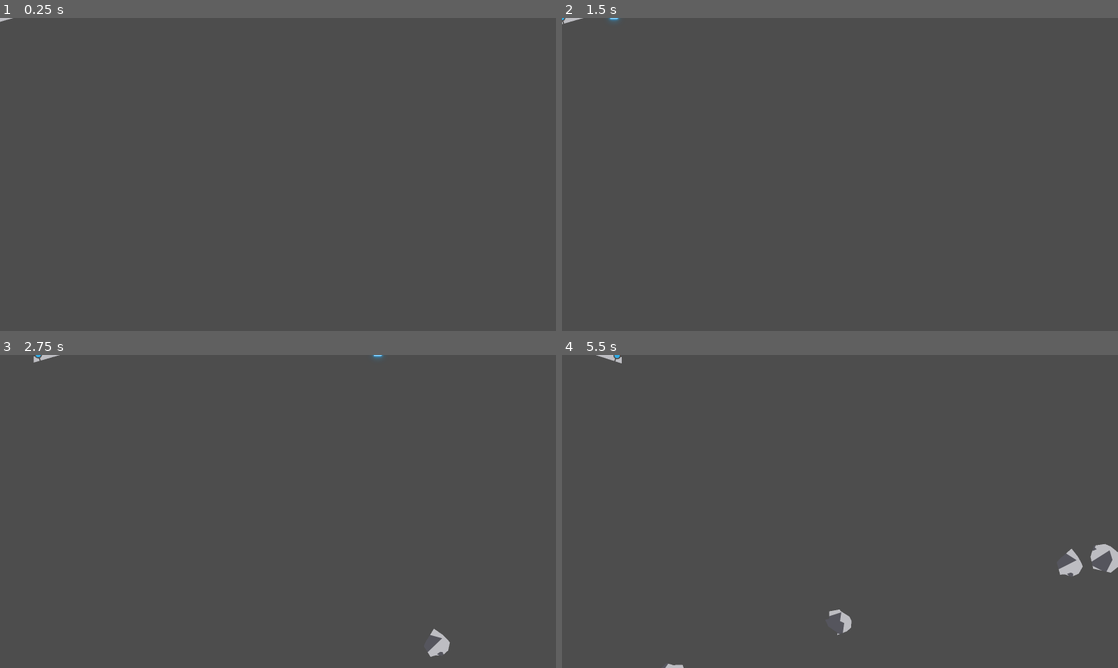
Above: before the commit, frames 1-4 (two rows, left to right).
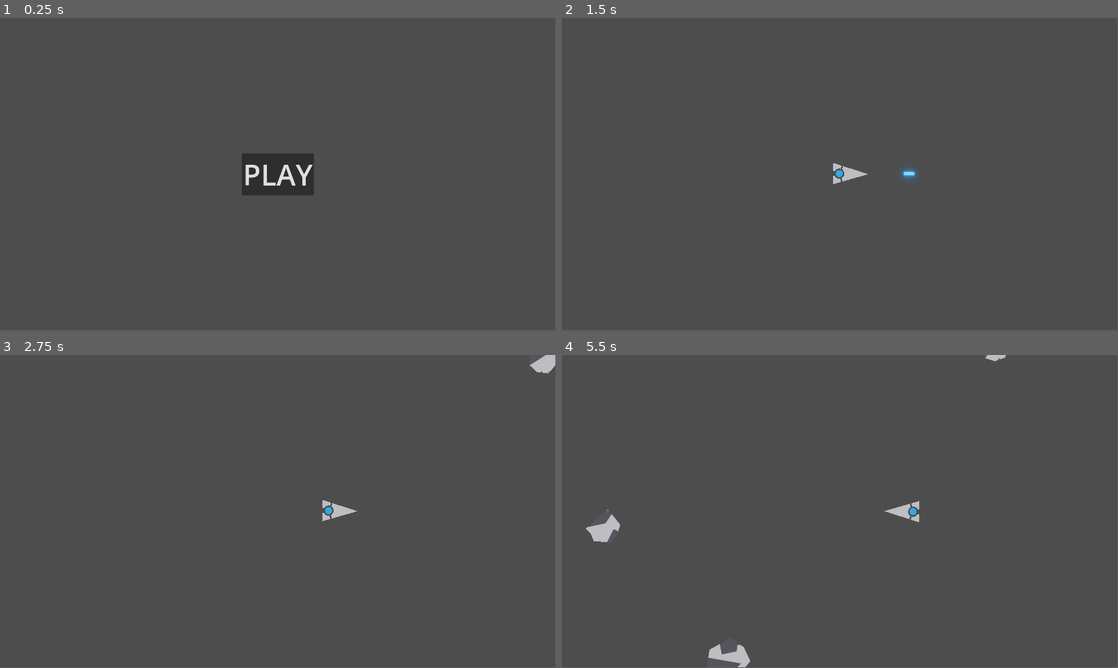
Above: after the commit, the same moments.

Repository: Jor-Bore/nova
Game: Godot game, scene res://main.tscn
The game is run twice, just before and just after one commit, with the same random seed, the same clock (stepped at 60 frames per second) and the same inputs.
Inputs (mouse positions are in pixels of both pictures, inside the frame that each line leads up to):
- Up to frame 1 (0.25 s): no input
- Up to frame 2 (1.5 s): click (840, 174) at 0.5 s, where only the run after the commit has a clickable "PLAY"; tap Enter (ui_accept) at 1.25 s; move the mouse to (962, 158) at 1.27 s; hold Right (player_right) from 1.28 s (still down); hold Space (player_shoot) from 1.28 s (still down); click (962, 158) at 1.42 s
- Up to frame 3 (2.75 s): tap Enter (ui_accept) at 1.52 s; release Right (player_right) at 2 s; release Space (player_shoot) at 2 s; drag from (166, 527) to (250, 574) at 2.02 s
- Up to frame 4 (5.5 s): move the mouse to (895, 442) at 2.77 s; hold Right (player_right) 2.78-3.5 s; hold Space (player_shoot) 2.78-3.5 s; drag from (812, 574) to (673, 464) at 3.52 s; move the mouse to (1006, 558) at 4.27 s; hold Left (player_left) 4.28-5 s; hold Space (player_shoot) 4.28-5 s; tap Enter (ui_accept) at 4.52 s; drag from (673, 464) to (756, 433) at 5.02 s
In our replay, the window is 800x450 before the commit and 799x449 after it. These sizes can differ from the game's own. Grey fills any space a smaller window leaves; there, only what the larger window draws over its background counts as a difference.

The runs differ from the first frame. In frame 1, 1.7% of the frame differs, in the area x 0-57%, y 0-57%; in frame 2, 0.3%; in frame 3, 0.6%; in frame 4, 1.4%.

Commit message:
uehhhh

Diff:
--- a/Player.tscn
+++ b/Player.tscn
@@ -1,10 +1,10 @@
-[gd_scene load_steps=5 format=3 uid="uid://b2xgb6lb0mgkl"]
+[gd_scene load_steps=6 format=3 uid="uid://b2xgb6lb0mgkl"]
 
 [ext_resource type="Script" path="res://player.gd" id="1_padhh"]
 [ext_resource type="Texture2D" uid="uid://beg4cwytxhgrb" path="res://ship.png" id="2_wa38p"]
 
-[sub_resource type="ConvexPolygonShape2D" id="ConvexPolygonShape2D_t82dp"]
-points = PackedVector2Array(60, 0, -60, -39, -60, 35)
+[sub_resource type="ConvexPolygonShape2D" id="ConvexPolygonShape2D_1ywsk"]
+points = PackedVector2Array(60, 0, -60, 35, -60, -39)
 
 [sub_resource type="SpriteFrames" id="SpriteFrames_ba5hc"]
 animations = [{
@@ -17,11 +17,14 @@
 "speed": 5.0
 }]
 
+[sub_resource type="ConvexPolygonShape2D" id="ConvexPolygonShape2D_t82dp"]
+points = PackedVector2Array(70, 0, -70, -44, -70, 40)
+
 [node name="Player" type="CharacterBody2D"]
 script = ExtResource("1_padhh")
 
 [node name="Hitbox" type="CollisionShape2D" parent="."]
-shape = SubResource("ConvexPolygonShape2D_t82dp")
+shape = SubResource("ConvexPolygonShape2D_1ywsk")
 
 [node name="Sprite" type="AnimatedSprite2D" parent="."]
 visibility_layer = 2
@@ -30,3 +33,11 @@
 sprite_frames = SubResource("SpriteFrames_ba5hc")
 offset = Vector2(0, 30)
 flip_h = true
+
+[node name="Area2D" type="Area2D" parent="."]
+collision_mask = 2
+
+[node name="Hitbox" type="CollisionShape2D" parent="Area2D"]
+shape = SubResource("ConvexPolygonShape2D_t82dp")
+
+[connection signal="body_entered" from="Area2D" to="." method="_on_area_2d_body_entered"]
--- /dev/null
+++ b/gui.gd
@@ -0,0 +1,15 @@
+extends Control
+
+
+# Called when the node enters the scene tree for the first time.
+func _ready() -> void:
+	get_node("Button").show()
+
+
+# Called every frame. 'delta' is the elapsed time since the previous frame.
+func _process(delta: float) -> void:
+	pass
+
+
+func _on_world_real_game_over() -> void:
+	get_node("Button").show()
--- /dev/null
+++ b/main.gd
@@ -0,0 +1,27 @@
+extends Node
+
+signal begin
+@export var World: PackedScene
+
+
+
+# Called when the node enters the scene tree for the first time.
+func _ready() -> void:
+	get_node("World").queue_free()
+
+
+# Called every frame. 'delta' is the elapsed time since the previous frame.
+func _process(delta: float) -> void:
+	pass
+
+
+func _on_world_real_game_over() -> void:
+	get_node("World").queue_free()
+	get_node("GUI/Button").show()
+
+
+func _on_button_pressed() -> void:
+	begin.emit()
+	get_node("GUI/Button").hide()
+	add_child(World.instantiate(), true)
+	get_node("World").real_game_over.connect(_on_world_real_game_over)
--- a/main.tscn
+++ b/main.tscn
@@ -1,37 +1,39 @@
-[gd_scene load_steps=6 format=3 uid="uid://7gpma7ilnyt4"]
+[gd_scene load_steps=4 format=3 uid="uid://7gpma7ilnyt4"]
 
-[ext_resource type="Script" path="res://world.gd" id="1_uef1m"]
-[ext_resource type="PackedScene" uid="uid://b2xgb6lb0mgkl" path="res://Player.tscn" id="2_8y3li"]
-[ext_resource type="PackedScene" uid="uid://b70m0mhbi8lql" path="res://Projectile.tscn" id="3_pdomy"]
-[ext_resource type="PackedScene" uid="uid://13ykt7vfm5r" path="res://Asteroid.tscn" id="4_8ic5n"]
-
-[sub_resource type="Curve2D" id="Curve2D_4r5ft"]
-_data = {
-"points": PackedVector2Array(0, 0, 0, 0, -192, -192, 0, 0, 0, 0, 2752, -192, 0, 0, 0, 0, 2752, 1600, 0, 0, 0, 0, -192, 1600, 0, 0, 0, 0, -192, -192)
-}
-point_count = 5
+[ext_resource type="Script" path="res://main.gd" id="1_wxt2m"]
+[ext_resource type="PackedScene" uid="uid://blpi1kkso6f6y" path="res://world.tscn" id="2_qgm5x"]
+[ext_resource type="Script" path="res://gui.gd" id="6_s531x"]
 
 [node name="Main" type="Node"]
+script = ExtResource("1_wxt2m")
+World = ExtResource("2_qgm5x")
 
-[node name="World" type="Node2D" parent="."]
-script = ExtResource("1_uef1m")
-playerscene = ExtResource("2_8y3li")
-projectilescene = ExtResource("3_pdomy")
-asteroidscene = ExtResource("4_8ic5n")
-
-[node name="Asteroid Path" type="Path2D" parent="World"]
-curve = SubResource("Curve2D_4r5ft")
-
-[node name="Asteroid Spawn" type="PathFollow2D" parent="World/Asteroid Path"]
-position = Vector2(-192, -192)
+[node name="World" parent="." instance=ExtResource("2_qgm5x")]
 
 [node name="GUI" type="Control" parent="."]
 layout_mode = 3
-anchors_preset = 0
-offset_right = 40.0
-offset_bottom = 40.0
+anchors_preset = 15
+anchor_right = 1.0
+anchor_bottom = 1.0
+grow_horizontal = 2
+grow_vertical = 2
+script = ExtResource("6_s531x")
 
-[node name="Asteroid Timer" type="Timer" parent="."]
-autostart = true
+[node name="Button" type="Button" parent="GUI"]
+visible = false
+layout_mode = 1
+anchors_preset = 8
+anchor_left = 0.5
+anchor_top = 0.5
+anchor_right = 0.5
+anchor_bottom = 0.5
+offset_left = -100.0
+offset_top = -50.0
+offset_right = 100.0
+offset_bottom = 50.0
+grow_horizontal = 2
+grow_vertical = 2
+theme_override_font_sizes/font_size = 100
+text = "PLAY"
 
-[connection signal="timeout" from="Asteroid Timer" to="World" method="_on_asteroid_timer_timeout"]
+[connection signal="pressed" from="GUI/Button" to="." method="_on_button_pressed"]
--- a/player.gd
+++ b/player.gd
@@ -5,7 +5,7 @@
 const SPEED = 300.0
 const JUMP_VELOCITY = -400.0
 const FRICTION = 30.0
-
+signal game_over
 
 func _ready() -> void:
 	pass
@@ -36,3 +36,7 @@
 func _input(event):
 	if event.is_action_pressed("player_shoot"):
 		shoot.emit()
+
+
+func _on_area_2d_body_entered(body: Node2D) -> void:
+	game_over.emit()
--- a/project.godot
+++ b/project.godot
@@ -17,8 +17,8 @@
 
 [display]
 
-window/size/viewport_width=2560
-window/size/viewport_height=1440
+window/size/viewport_width=1920
+window/size/viewport_height=1080
 window/size/mode=3
 window/size/resizable=false
 
--- a/projectile.gd
+++ b/projectile.gd
@@ -2,6 +2,7 @@
 
 
 @export var SPEED = 10
+var oof
 
 # Called when the node enters the scene tree for the first time.
 func _ready() -> void:
@@ -19,3 +20,4 @@
 
 func _on_body_entered(body: Node2D) -> void:
 	queue_free()
+	oof = body
--- a/world.gd
+++ b/world.gd
@@ -4,16 +4,25 @@
 @export var playerscene: PackedScene
 @export var projectilescene: PackedScene
 @export var asteroidscene: PackedScene
+signal real_game_over
 
 # Called when the node enters the scene tree for the first time.
 func _ready() -> void:
-	add_child(playerscene.instantiate())
+	var Player = playerscene.instantiate()
+	Player.position = get_tree().root.get_content_scale_size()/2
+	add_child(Player)
 	var player = get_node("Player")
 	player.shoot.connect(_on_player_shoot)
+	player.game_over.connect(_on_player_game_over)
+	var asteroid_timer = Timer.new()
+	asteroid_timer.set_autostart(true)
+	asteroid_timer.set_autostart(true)
+	add_child(asteroid_timer, true)
+	var timer = get_node("Timer")
+	timer.timeout.connect(_on_asteroid_timer_timeout)
 
 func _on_player_shoot():
 	add_child(projectilescene.instantiate())
-	get_node("Projectile").body_entered.connect(_on_projectile_body_entered)
 
 # Called every frame. 'delta' is the elapsed time since the previous frame.
 func _process(delta: float) -> void:
@@ -36,3 +45,14 @@
 
 func _on_projectile_body_entered(body):
 	body.queue_free()
+
+
+func _on_child_exiting_tree(node: Node) -> void:
+	if node is Area2D:
+		var youch = node.oof
+		if youch:
+			youch.queue_free()
+
+
+func _on_player_game_over():
+	real_game_over.emit()
--- /dev/null
+++ b/world.tscn
@@ -0,0 +1,26 @@
+[gd_scene load_steps=6 format=3 uid="uid://blpi1kkso6f6y"]
+
+[ext_resource type="Script" path="res://world.gd" id="1_cwhmk"]
+[ext_resource type="PackedScene" uid="uid://b2xgb6lb0mgkl" path="res://Player.tscn" id="2_rt27m"]
+[ext_resource type="PackedScene" uid="uid://b70m0mhbi8lql" path="res://Projectile.tscn" id="3_8d1j7"]
+[ext_resource type="PackedScene" uid="uid://13ykt7vfm5r" path="res://Asteroid.tscn" id="4_urvvq"]
+
+[sub_resource type="Curve2D" id="Curve2D_4r5ft"]
+_data = {
+"points": PackedVector2Array(0, 0, 0, 0, -192, -192, 0, 0, 0, 0, 2100, -192, 0, 0, 0, 0, 2100, 1200, 0, 0, 0, 0, -192, 1200, 0, 0, 0, 0, -192, -192)
+}
+point_count = 5
+
+[node name="World" type="Node2D"]
+script = ExtResource("1_cwhmk")
+playerscene = ExtResource("2_rt27m")
+projectilescene = ExtResource("3_8d1j7")
+asteroidscene = ExtResource("4_urvvq")
+
+[node name="Asteroid Path" type="Path2D" parent="."]
+curve = SubResource("Curve2D_4r5ft")
+
+[node name="Asteroid Spawn" type="PathFollow2D" parent="Asteroid Path"]
+position = Vector2(-192, -192)
+
+[connection signal="child_exiting_tree" from="." to="." method="_on_child_exiting_tree"]
